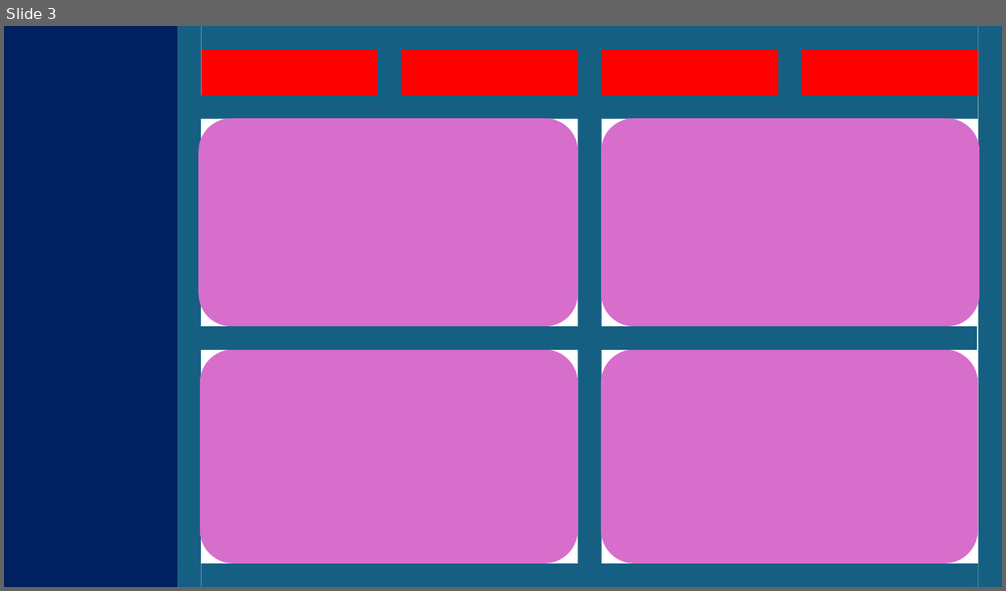
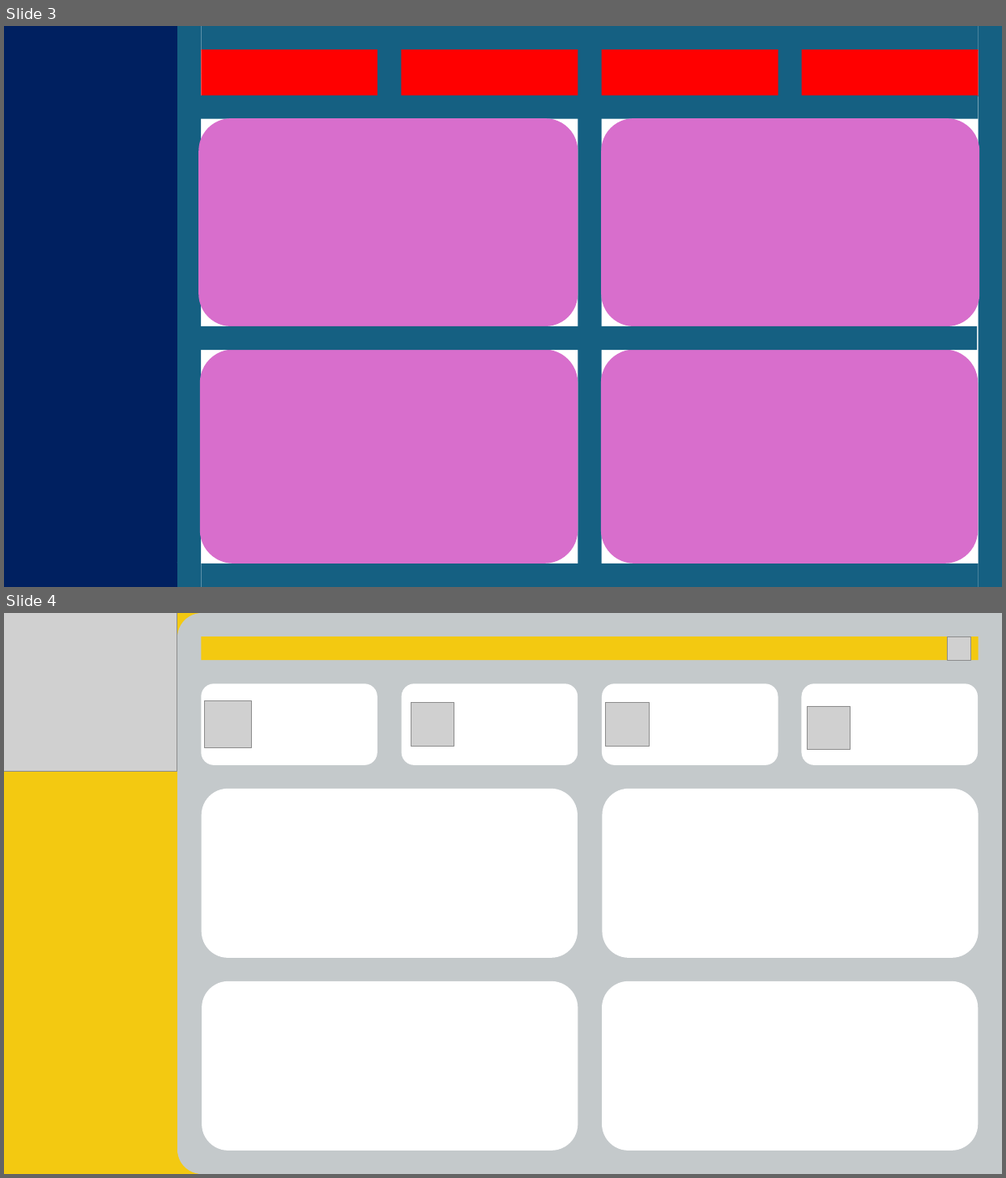
Before and after one commit to danilo-joshue/Financial_data_analysis, a slide deck: Template/powerbi_template.pptx. Shown one above the other, each under a label of ours: slide 3 before the commit, slides 3 and 4 after it. The pictures are 1006x591 and 1006x1178 pixels, drawn with LibreOffice and Linux fonts; fonts in the diff are those of the drawing; grey boxes stand for pictures; background and template pictures are left out. Boxes give left, top, right and bottom in pixels: in the first picture for what was removed or moved away, otherwise in the second. Text is boxed around its words. In the diff, an @@ line names an element or a change of style, - is before the commit and + after.

```diff
--- a/Template/powerbi_template.pptx
+++ b/Template/powerbi_template.pptx
@@ slide 4 added at (4,613,1002,1174), background picture (left out) @@
@@ rectangle added at (4,613,1002,1174), fill #F3C911 @@
@@ picture added at (4,613,177,772) @@
@@ round same rect added at (177,613,1002,1174), fill #C4C9CB @@
@@ rectangle added at (202,636,978,660), fill #F3C911 @@
@@ picture added at (948,636,970,659) @@
@@ rounded rectangle added at (201,683,377,765), fill #FFFFFF @@
@@ rounded rectangle added at (402,683,577,765), fill #FFFFFF @@
@@ rounded rectangle added at (602,683,778,765), fill #FFFFFF @@
@@ rounded rectangle added at (802,683,978,765), fill #FFFFFF @@
@@ picture added at (205,701,251,747) @@
@@ picture added at (411,703,454,747) @@
@@ picture added at (606,703,650,747) @@
@@ picture added at (808,706,850,749) @@
@@ rounded rectangle added at (202,789,577,958), fill #FFFFFF @@
@@ rounded rectangle added at (602,789,978,958), fill #FFFFFF @@
@@ rounded rectangle added at (202,982,577,1151), fill #FFFFFF @@
@@ rounded rectangle added at (602,982,978,1151), fill #FFFFFF @@
```
Also in this commit, not shown: 1 other slide added, 1 other file.
